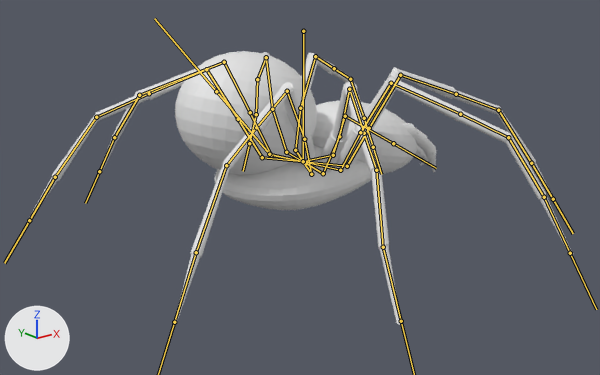
The FBX model Assets/KY/Medieval Enemys/Spider 2/Spider.fbx: old version first, new version second.
Rendered twice from a 50 mm camera at (-5.54, -5.64, 2.47) aimed at (-1.12, -0.11, 0.26). Every picture has the same lights, and +X, +Y and +Z are marked at lower left. The bones that bend it are drawn over the model as lines.
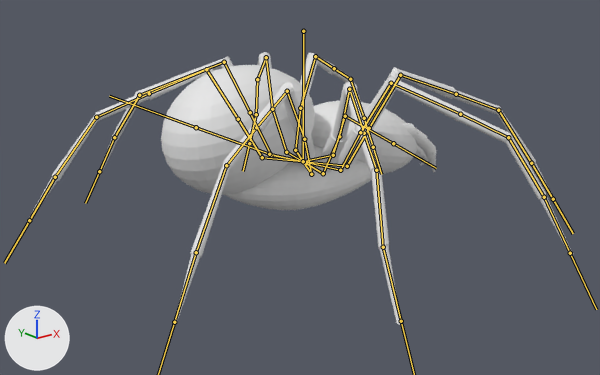
The newer file adds an action. The first version stands in its rest pose; the second is drawn at frame 30 of the action 'Spider|SpiderAction'.

The edits, one by one:
Bone 'Butt' (bone_butt) turns from (0, 0, 0) to (-24, 0, 0) degrees about its own x, y and z.

Location of each change, (x1, y1, x2, y2) in pixels of the pictures (600 x 375 px):
'Sphere.002', posed
    before: (27, 51, 573, 325)
    after: (27, 52, 573, 325)
bone 'Butt', root to tip
    before: (269, 154) to (216, 91)
    after: (269, 154) to (196, 127)
